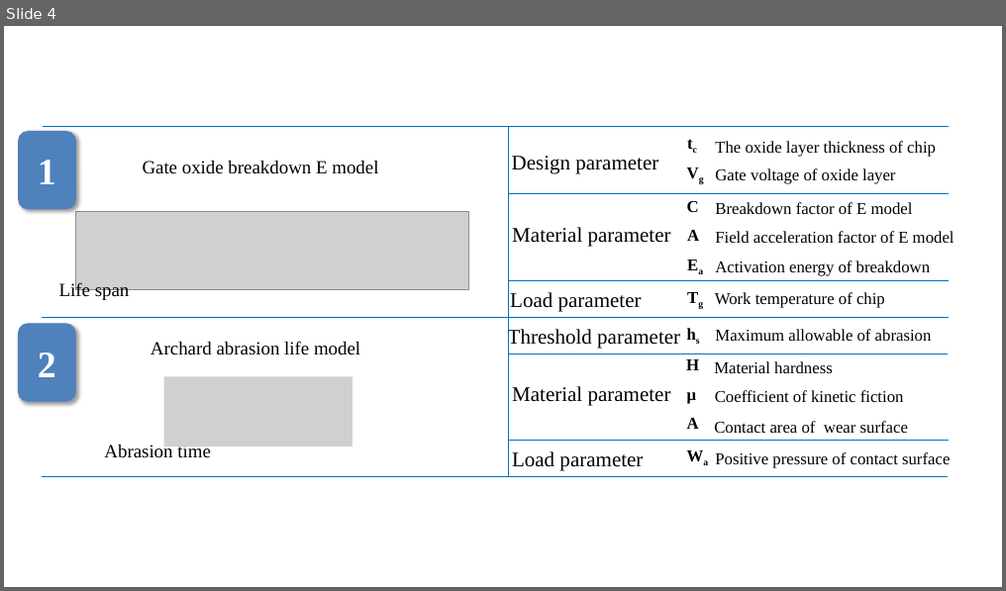
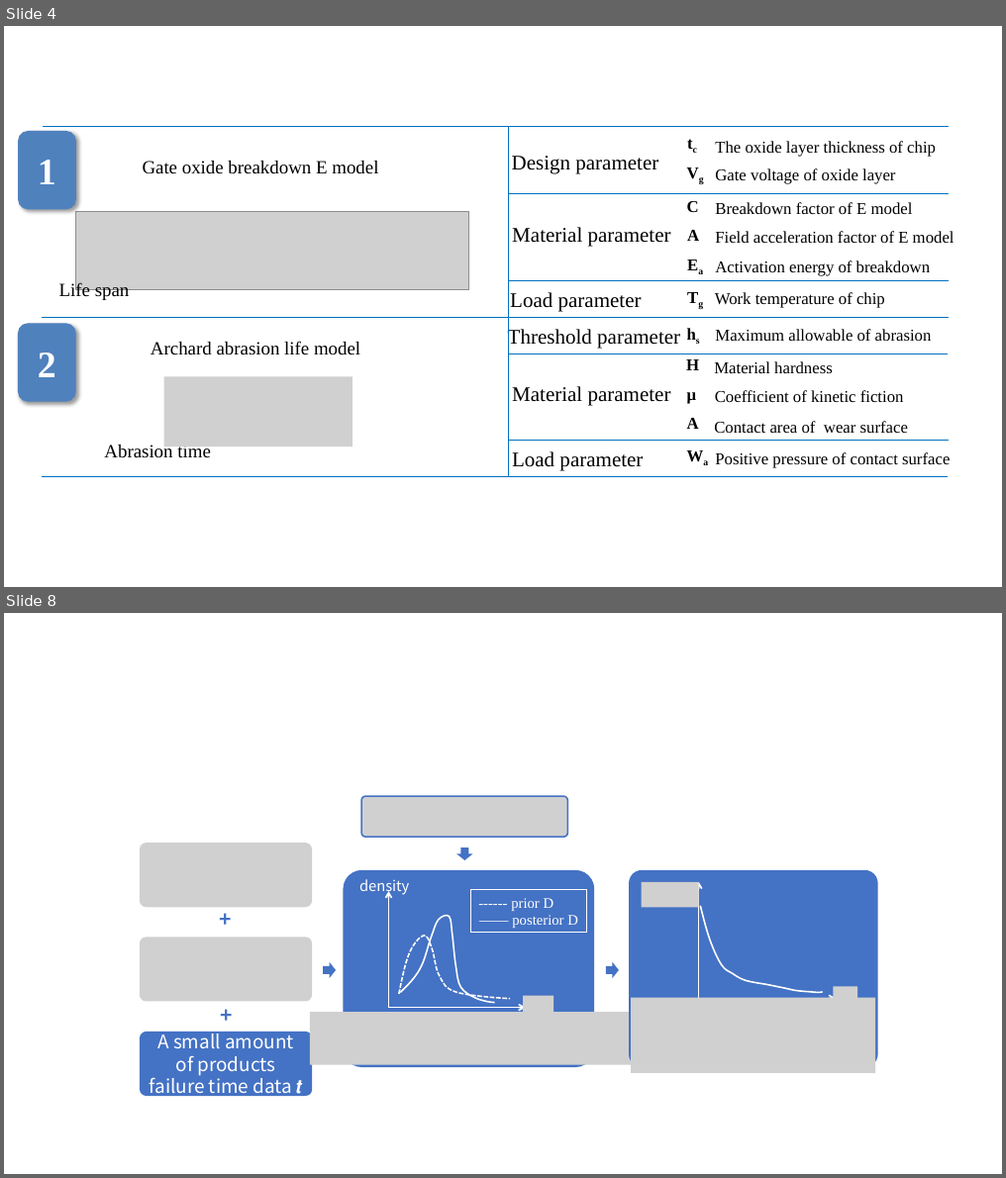
Before and after one commit to PrideLee/Logistics-Optimization-Product-Configuration-Recommendation-and-Optimization, a slide deck: General map of reliability (The summary of Kang's seminar in CAS)/fig.pptx. Shown one above the other, each under a label of ours: slide 4 before the commit, slides 4 and 8 after it; the slides between them are not shown. The pictures are 1006x591 and 1006x1178 pixels, drawn with LibreOffice and Linux fonts; fonts in the diff are those of the drawing; grey boxes stand for pictures. Boxes give left, top, right and bottom in pixels: in the first picture for what was removed or moved away, otherwise in the second. Text is boxed around its words. In the diff, an @@ line names an element or a change of style, - is before the commit and + after.

```diff
--- a/General map of reliability (The summary of Kang's seminar in CAS)/fig.pptx
+++ b/General map of reliability (The summary of Kang's seminar in CAS)/fig.pptx
@@ slide 8 added at bbox=[4, 613, 1002, 1174], background #FFFFFF @@
@@ picture added at bbox=[361, 796, 568, 837] @@
@@ picture added at bbox=[140, 843, 313, 907] @@
@@ right arrow added at bbox=[456, 848, 472, 861], fill #4472C4 @@
@@ text added at bbox=[211, 903, 241, 936], 20 pt, text #4472C4, bold @@
++
@@ picture added at bbox=[140, 937, 313, 1001] @@
@@ right arrow added at bbox=[323, 962, 336, 978], fill #4472C4 @@
@@ right arrow added at bbox=[606, 962, 619, 978], fill #4472C4 @@
@@ text added at bbox=[211, 998, 241, 1032], 20 pt, text #4472C4, bold @@
++
@@ group added at bbox=[630, 871, 877, 1073]: 3 pictures, 2 arrows, 1 rounded rectangle, 1 freeform shape @@
@@ group added at bbox=[310, 871, 636, 1066]: 2 arrows, 2 freeform shapes, 2 pictures, 1 rounded rectangle, 1 text, 1 rectangle @@
+density
+------ prior D
+—— posterior D
@@ rounded rectangle added at bbox=[140, 1032, 313, 1096], fill #4472C4, 18 pt, text #FFFFFF @@
+A small amount of products failure time data 𝒕
```
Also in this commit, not shown: 8 other slides added, 1 slide removed, 13 other files.
